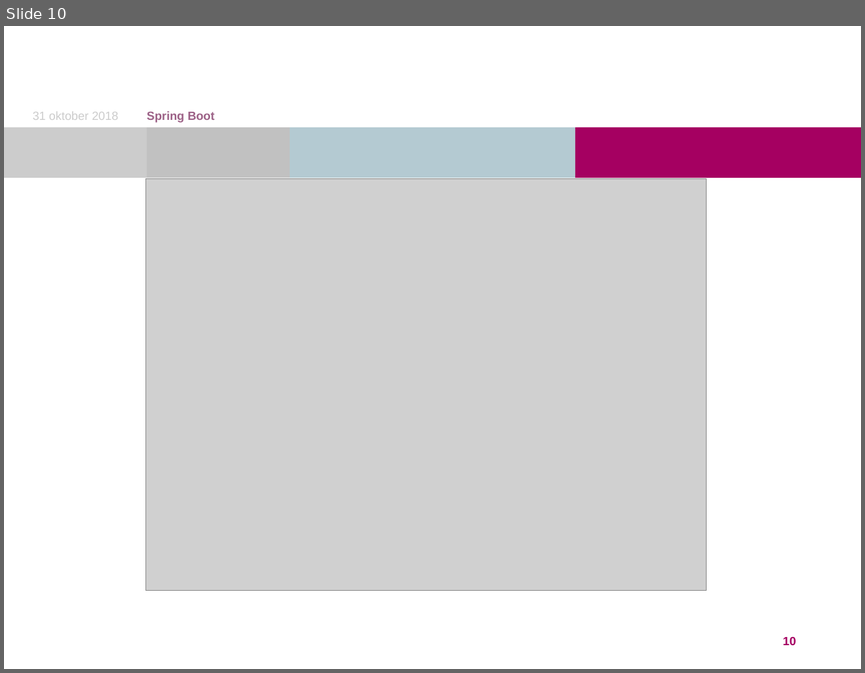
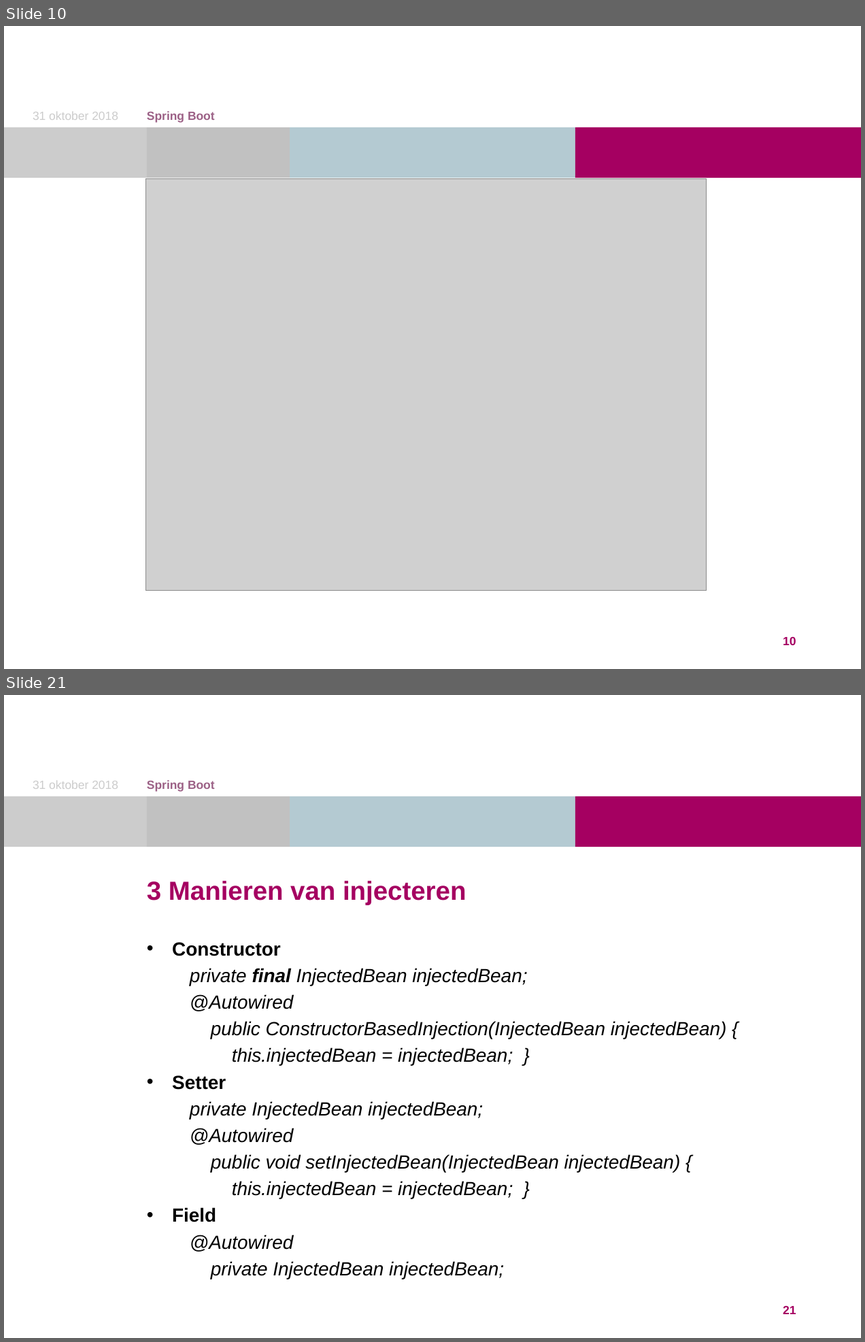
Before and after one commit to DutchDave/springboot-workshop, a slide deck: Spring Boot.pptx. Shown one above the other, each under a label of ours: slide 10 before the commit, slides 10 and 21 after it; the slides between them are not shown. The pictures are 865x673 and 865x1342 pixels, drawn with LibreOffice and Linux fonts; fonts in the diff are those of the drawing; grey boxes stand for pictures; background and template pictures are left out. Boxes give left, top, right and bottom in pixels: in the first picture for what was removed or moved away, otherwise in the second. Text is boxed around its words. In the diff, an @@ line names an element or a change of style, - is before the commit and + after.

```diff
--- a/Spring Boot.pptx
+++ b/Spring Boot.pptx
@@ slide 21 added at box(4, 695, 861, 1338), background #FFFFFF; not listed: 4 template elements that a slide beside it also shows @@
@@ text added at box(33, 781, 118, 789), 10 pt, text #CCCCCC @@
+31 oktober 2018
@@ text added at box(147, 780, 215, 792), 10 pt, text #9C6186, bold @@
+Spring Boot
@@ title added at box(147, 881, 466, 904), 22 pt, text #A50061, bold @@
+3 Manieren van injecteren
@@ text added at box(172, 942, 727, 1278), 16 pt, text #000000, italic @@
+• Constructor
+  private final InjectedBean injectedBean;
+  @Autowired
+  public ConstructorBasedInjection(InjectedBean injectedBean) {
+  this.injectedBean = injectedBean; }
+• Setter
+  private InjectedBean injectedBean;
+  @Autowired
+  public void setInjectedBean(InjectedBean injectedBean) {
+  this.injectedBean = injectedBean; }
+• Field
+  @Autowired
+  private InjectedBean injectedBean;
@@ page number added at box(783, 1305, 796, 1314), 10 pt, text #A50061, bold @@
+21
```
Also in this commit, not shown: 10 other slides added.
